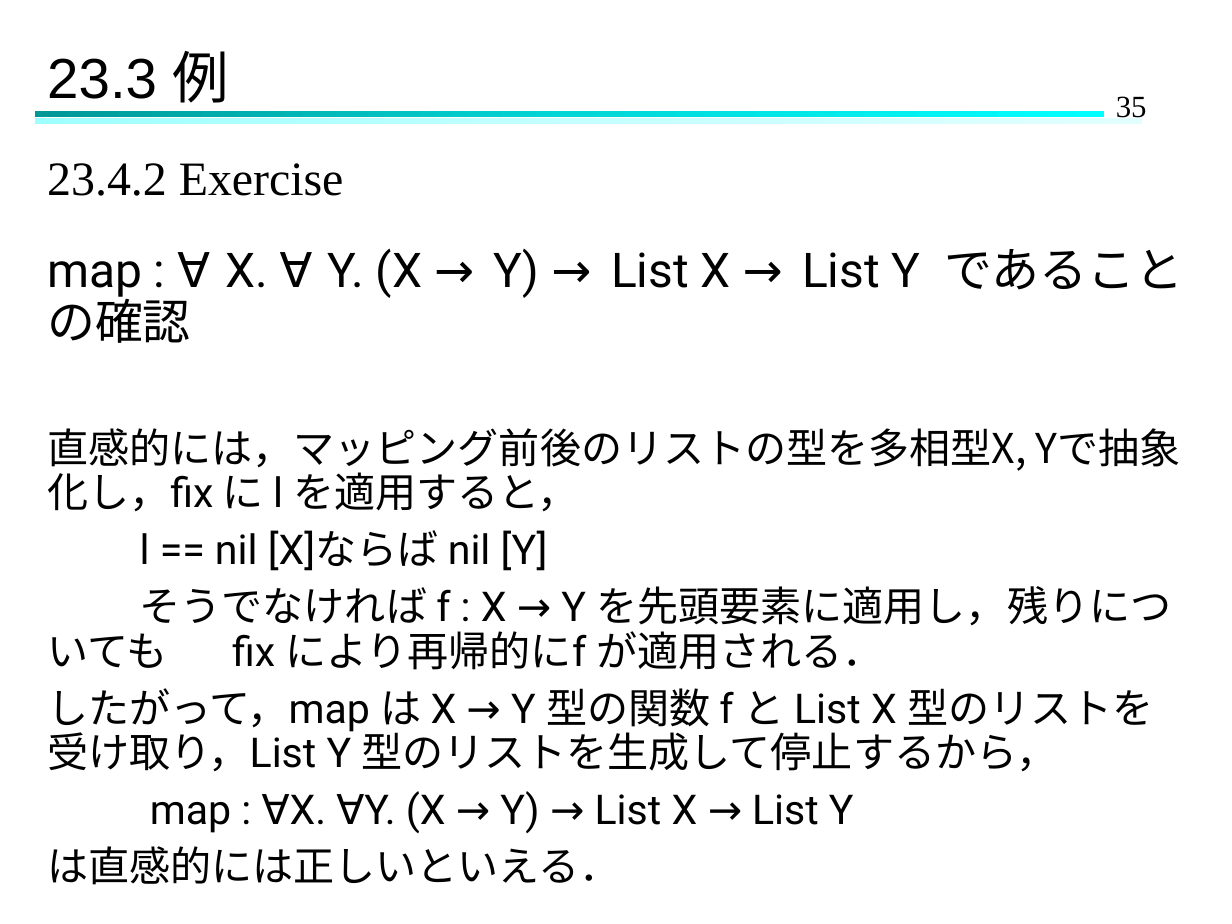
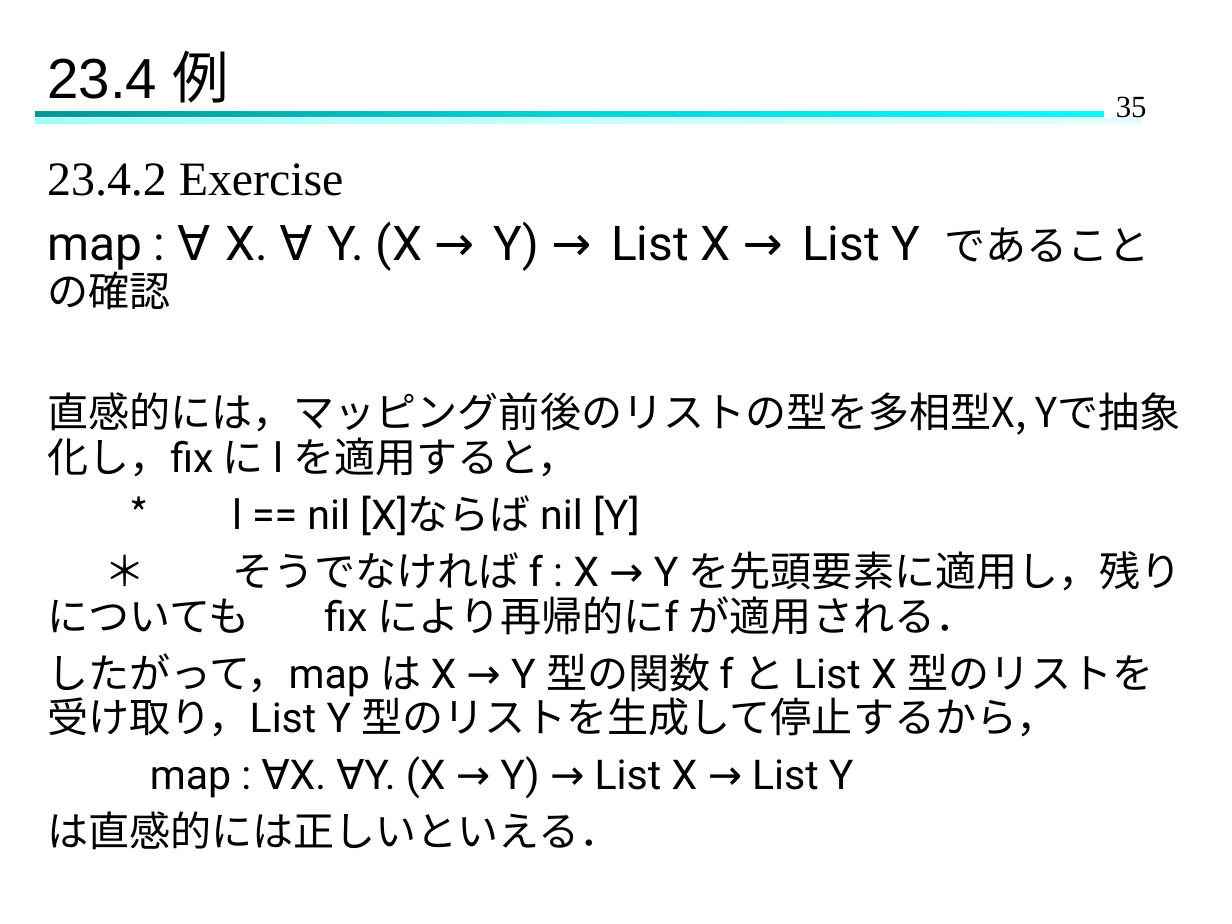
Before and after one commit to Hinata-Mikami/HinataMikami, a slide deck: slide 35 of 研究室関連/TAPL/TAPL-23.pptx. Drawn at 1232x924 pixels with LibreOffice and Linux fonts; fonts in the diff are those of the drawing. Boxes give left, top, right and bottom in pixels: in the first picture for what was removed or moved away, otherwise in the second. Text is boxed around its words. In the diff, an @@ line names an element or a change of style, - is before the commit and + after.

```diff
--- a/研究室関連/TAPL/TAPL-23.pptx
+++ b/研究室関連/TAPL/TAPL-23.pptx
@@ title at (47, 51, 229, 113): text changed @@
-23.3 例
+23.4 例
@@ text at (47, 221, 1150, 310): size 28 to 24 pt in "であることの確認" @@
@@ text at (47, 495, 1182, 635): text changed @@
-l == nil [X]ならば nil [Y]
-そうでなければ f : X → Y を先頭要素に適用し，残りについても fix により再帰的にf が適用される．
+* l == nil [X]ならば nil [Y]
+＊ そうでなければ f : X → Y を先頭要素に適用し，残りについても fix により再帰的にf が適用される．
```
Also in this commit, not shown: 15 other slides changed, 11 slides added.
